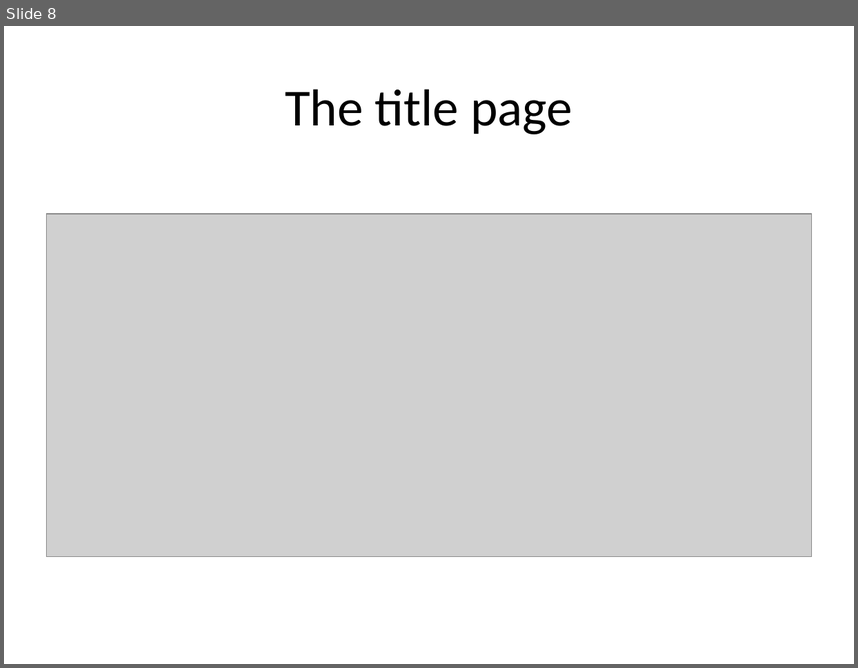
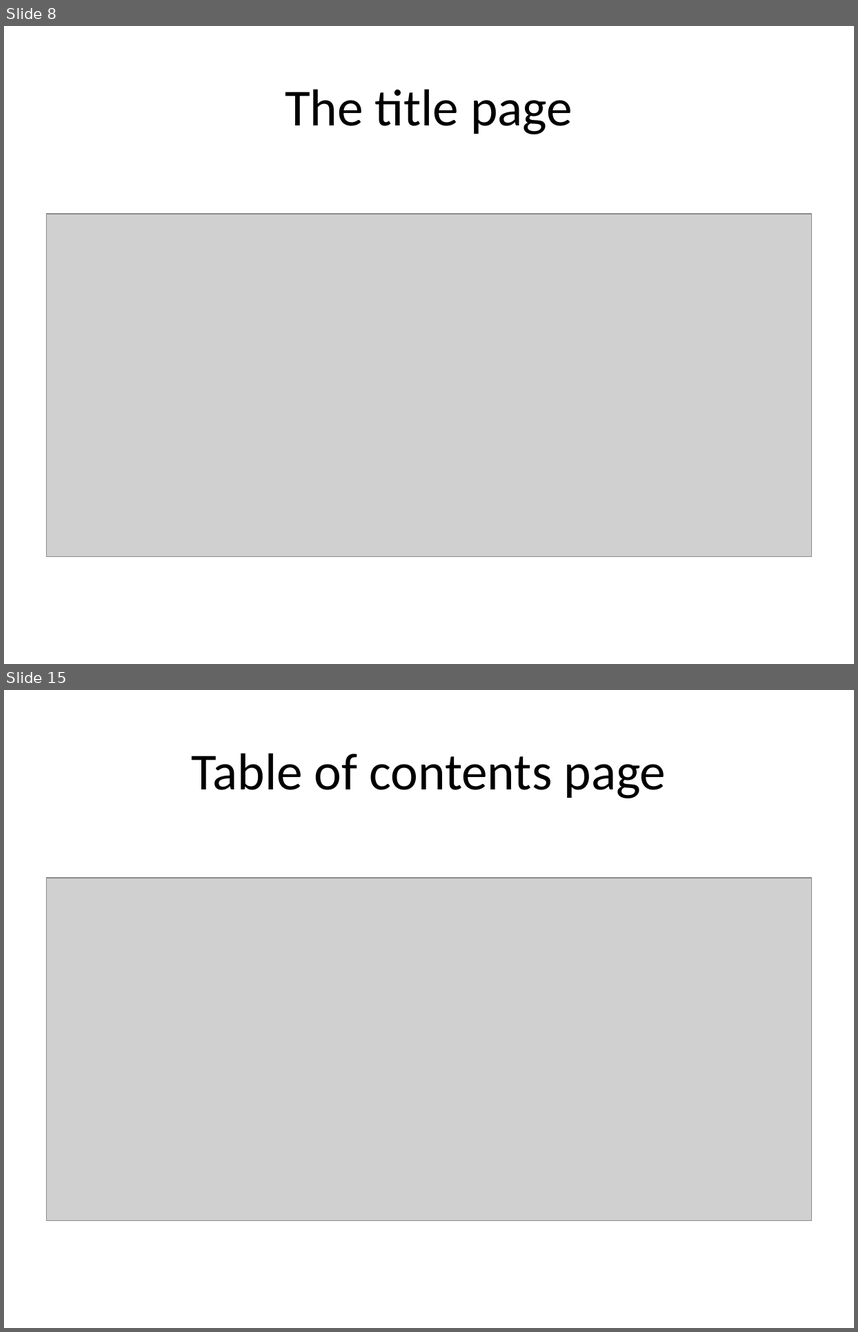
Before and after one commit to classes-medb/5510, a slide deck: src/video07-formatting-your-literature-review.pptx. Shown one above the other, each under a label of ours: slide 8 before the commit, slides 8 and 15 after it; the slides between them are not shown. The pictures are 858x668 and 858x1332 pixels, drawn with LibreOffice and Linux fonts; fonts in the diff are those of the drawing; grey boxes stand for pictures. Boxes give left, top, right and bottom in pixels: in the first picture for what was removed or moved away, otherwise in the second. Text is boxed around its words. In the diff, an @@ line names an element or a change of style, - is before the commit and + after.

Commit message:
Added copyright and contents page examples to module07

```diff
--- a/src/video07-formatting-your-literature-review.pptx
+++ b/src/video07-formatting-your-literature-review.pptx
@@ slide 15 added at [4, 690, 854, 1328], background #FFFFFF @@
@@ title added at [192, 753, 666, 798], 44 pt, text #000000 @@
+Table of contents page
@@ picture added at [47, 878, 811, 1221] @@
```
Also in this commit, not shown: 8 other slides added, 6 other files.
